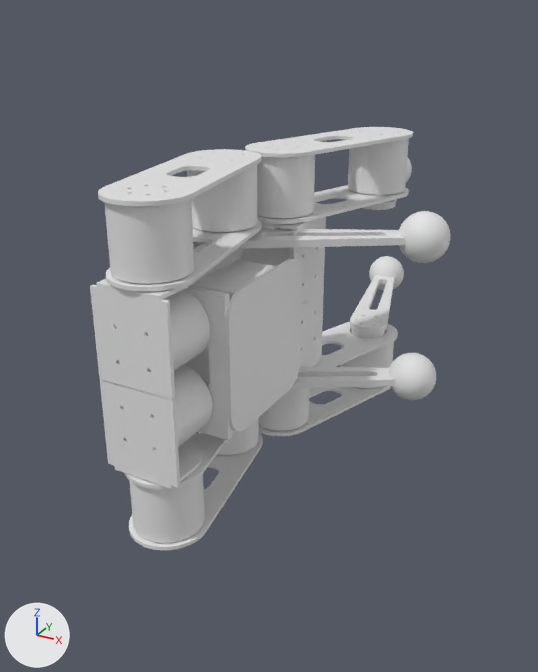
One commit to the glTF model quad00/out/assembly/quad-humanoid5.glb: the scene before it, then after it.
One viewpoint serves both versions: a 50 mm camera at (306.0, -890.0, 244.0) aimed at (-9.0, -317.0, -42.0). Every picture has the same lights, and +X, +Y and +Z are marked at lower left. The first picture is the older version. Where no turn or scale is listed for an object, it has been applied to the vertices. Vertices at exactly the same position are counted once.

Before the edit, the objects in view are built like this:
```python
ob_chassis_nose = bpy.data.objects.new('chassis-nose', me_chassis_nose)
ob_chassis_nose.location = (0.0, -415.0, 0.0)
ob_paw_al = bpy.data.objects.new('paw.al', me_paw_yoke)
ob_paw_al.location = (0.0, -500.0, 76.0)
ob_paw_al.rotation_euler = (0.0, 0.0, -1.571)  # degrees (0, 0, -90)
ob_shin_al = bpy.data.objects.new('shin.al', me_shin_yoke)
ob_shin_al.location = (0.0, -500.0, 76.0)
ob_shin_al.rotation_euler = (0.0, 0.0, -1.571)  # degrees (0, 0, -90)
ob_thigh_inner_al = bpy.data.objects.new('thigh-inner.al', me_thigh_inner_yoke)
ob_thigh_inner_al.location = (0.0, -500.0, 76.0)
ob_thigh_inner_al.rotation_euler = (0.0, 0.0, -1.571)  # degrees (0, 0, -90)
ob_thigh_outer_al = bpy.data.objects.new('thigh-outer.al', me_thigh_outer_yoke)
ob_thigh_outer_al.location = (0.0, -500.0, 76.0)
ob_thigh_outer_al.rotation_euler = (0.0, 0.0, -1.571)  # degrees (0, 0, -90)
ob_thigh_outer_lr = bpy.data.objects.new('thigh-outer.lr', me_thigh_outer_lr)
ob_thigh_outer_lr.location = (0.0, -415.0, 0.0)
ob_yoke_al = bpy.data.objects.new('yoke.al', me_yoke_yoke)
ob_yoke_al.location = (0.0, -500.0, 76.0)
ob_yoke_al.rotation_euler = (3.142, 0.0, -1.571)  # degrees (180, 0, -90)
ob_yoke_al.scale = (-1.0, -1.0, -1.0)
ob_yoke_ar = bpy.data.objects.new('yoke.ar', me_yoke_yoke)
ob_yoke_ar.location = (0.0, -500.0, -76.0)
ob_yoke_ar.rotation_euler = (3.142, 0.0, 1.571)  # degrees (180, 0, 90)
ob_yoke_ll = bpy.data.objects.new('yoke.ll', me_yoke_ll)
ob_yoke_ll.location = (0.0, -415.0, 0.0)
# also in view: 'thigh-outer.ll' at (21.0, -248.0, 133.0); 'shin.ar' at (47.0, -334.0, -71.0); 'rs00-knee.ar' at (-23.0, -372.0, -105.0); 'rs00-hip.ll' at (0.0, -310.0, 105.0); 'chassis-deck-whole-bottom' at (43.0, -415.0, 0.0)
```
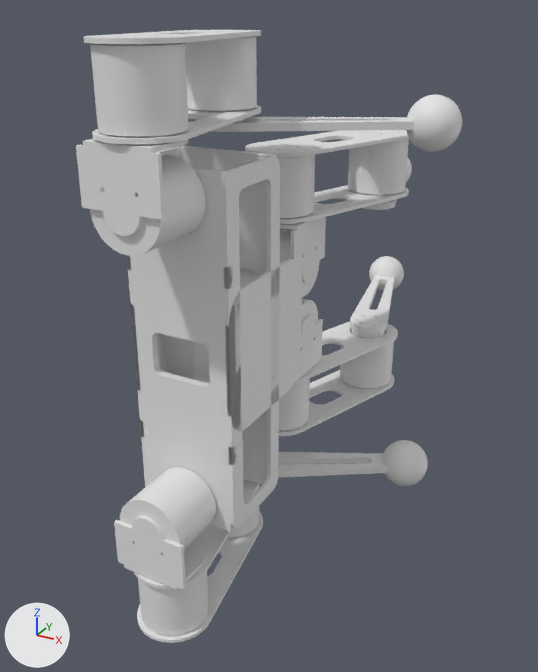
Location of each change, (x1, y1, x2, y2) in pixels of the pictures (538 x 672 px):
'chassis-nose', reshaped: before (186, 286, 236, 440); after (127, 167, 237, 532)
'rs00-hip.al', moved: before (104, 199, 194, 284); after (90, 43, 188, 136)
'yoke.al', reshaped, moved (9% wider, 16% shorter): before (90, 278, 193, 401); after (76, 133, 188, 236)
'yoke.ar', reshaped, moved (10% narrower, 32% shorter): before (100, 379, 202, 489); after (114, 516, 206, 590)
'chassis-chest-back', added: after (222, 157, 280, 528)
'rs00-knee.al', moved: before (187, 164, 258, 232); after (185, 36, 257, 111)
'rs00-abad.al', moved: before (147, 289, 210, 370); after (90, 154, 206, 256)
'rs00-hip.ar', moved: before (129, 474, 205, 543); after (138, 572, 209, 636)
'thigh-outer.al', moved: before (98, 149, 261, 206); after (84, 30, 261, 44)
'rs00-abad.ar', moved: before (174, 365, 213, 447); after (120, 467, 216, 550)
'chassis-chest-floor', added: after (180, 146, 276, 484)
'shin.al', moved: before (207, 229, 406, 249); after (196, 117, 414, 132)
'thigh-outer.ar', moved: before (129, 432, 263, 550); after (137, 511, 263, 643)
'paw.al', moved: before (398, 211, 451, 263); after (406, 95, 462, 152)
'shin.ar', moved: before (291, 366, 395, 389); after (243, 452, 388, 482)
'thigh-inner.al', moved: before (106, 220, 262, 291); after (92, 106, 261, 144)
'paw.ar', moved: before (388, 353, 436, 400); after (382, 440, 428, 486)
'thigh-inner.ar', moved: before (124, 429, 235, 489); after (134, 480, 259, 589)
'yoke.ll', reshaped: before (261, 217, 326, 303); after (280, 217, 326, 282)
'rs00-knee.ar', moved: before (199, 418, 259, 455); after (227, 486, 259, 538)
'chassis-chest-front', added (mostly hidden): after (127, 147, 187, 487)
part 1 of me_yoke_yoke, cut back: before (90, 287, 180, 487); after (76, 147, 186, 589)
part 3 of me_yoke_ll, cut back: before (290, 226, 326, 303); after (290, 226, 326, 282)

Edits to the bpy script that builds the scene:
```text
Change me_yoke_yoke:
    used by ob_yoke_al; location = (0.0, -500.0, 76.0); rotation_euler = (3.142, 0.0, -1.571), in degrees (180, 0, -90); scale = (-1.0, -1.0, -1.0)
    remove me_yoke_yoke.from_pydata(...)  # 1842 vertices, 3704 faces; spans x -28.7..28.0, y -32.0..32.0, z -76.1..4.2
    add me_yoke_yoke.from_pydata(...)  # 1556 vertices, 3124 faces; spans x -28.7..28.0, y -32.0..32.0, z -58.6..4.2
    me_yoke_yoke part 1: 4 vertices moved within x -28.7..-25.5, y 14.6, z -31.9; 388 vertices removed from x -28.7..-25.5, y -32.0..32.0, z -76.1..-55.8; 102 vertices added at x -28.7..-25.5, y -32.0..32.0, z -58.6..-44.1
Change me_chassis_nose:
    remove me_chassis_nose.from_pydata(...)  # 2800 vertices, 5656 faces; spans x -44.2..44.2, y -58.5..-52.1, z -59.0..59.0
    add me_chassis_nose.from_pydata(...)  # 2800 vertices, 5656 faces; spans x -44.2..44.2, y -58.5..-52.1, z -145.5..145.5
    me_chassis_nose part 2: 2728 vertices removed from x -44.2..44.2, y -58.5..-52.1, z -59.0..59.0; 2728 vertices added at x -44.2..44.2, y -58.5..-52.1, z -145.5..145.5
Change me_yoke_ll:
    remove me_yoke_ll.from_pydata(...)  # 1842 vertices, 3704 faces; spans x -28.0..28.7, y 72.9..136.9, z -0.5..79.8
    add me_yoke_ll.from_pydata(...)  # 1556 vertices, 3124 faces; spans x -28.0..28.7, y 72.9..136.9, z 17.0..79.8
    me_yoke_ll part 3: 4 vertices moved within x 25.5..28.7, y 119.5, z 43.7; 388 vertices removed from x 25.5..28.7, y 72.9..136.9, z -0.5..19.8; 102 vertices added at x 25.5..28.7, y 72.9..136.9, z 17.0..31.5
Change ob_thigh_inner_al:
    ob_thigh_inner_al.location: (0.0, -500.0, 76.0) -> (0.0, -500.0, 170.0)
Change ob_thigh_outer_al:
    ob_thigh_outer_al.location: (0.0, -500.0, 76.0) -> (0.0, -500.0, 170.0)
Change ob_shin_al:
    ob_shin_al.location: (0.0, -500.0, 76.0) -> (0.0, -500.0, 170.0)
Change ob_paw_al:
    ob_paw_al.location: (0.0, -500.0, 76.0) -> (0.0, -500.0, 170.0)
Change ob_rs00_hip_al:
    ob_rs00_hip_al.location: (0.0, -500.0, 76.0) -> (0.0, -500.0, 170.0)
Change ob_rs00_knee_al:
    ob_rs00_knee_al.location: (0.0, -500.0, 76.0) -> (0.0, -500.0, 170.0)
Change ob_yoke_al:
    ob_yoke_al.location: (0.0, -500.0, 76.0) -> (0.0, -500.0, 170.0)
Change ob_rs00_abad_al:
    ob_rs00_abad_al.location: (0.0, -500.0, 76.0) -> (0.0, -500.0, 170.0)
Change ob_thigh_inner_ar:
    ob_thigh_inner_ar.location: (0.0, -500.0, -76.0) -> (0.0, -500.0, -170.0)
Change ob_thigh_outer_ar:
    ob_thigh_outer_ar.location: (0.0, -500.0, -76.0) -> (0.0, -500.0, -170.0)
Change ob_shin_ar:
    ob_shin_ar.location: (0.0, -500.0, -76.0) -> (0.0, -500.0, -170.0)
Change ob_paw_ar:
    ob_paw_ar.location: (0.0, -500.0, -76.0) -> (0.0, -500.0, -170.0)
Change ob_rs00_hip_ar:
    ob_rs00_hip_ar.location: (0.0, -500.0, -76.0) -> (0.0, -500.0, -170.0)
Change ob_rs00_knee_ar:
    ob_rs00_knee_ar.location: (0.0, -500.0, -76.0) -> (0.0, -500.0, -170.0)
Change ob_yoke_ar:
    ob_yoke_ar.location: (0.0, -500.0, -76.0) -> (0.0, -500.0, -170.0)
Change ob_rs00_abad_ar:
    ob_rs00_abad_ar.location: (0.0, -500.0, -76.0) -> (0.0, -500.0, -170.0)
Add ob_chassis_chest_floor:
    ob_chassis_chest_floor = bpy.data.objects.new('chassis-chest-floor', me_chassis_chest_floor)  # 80 vertices, 160 faces; spans x -41.0..41.0, y 11.0..18.0, z -146.0..146.0
    ob_chassis_chest_floor.location = (0.0, -415.0, 0.0)
Add ob_chassis_chest_back:
    ob_chassis_chest_back = bpy.data.objects.new('chassis-chest-back', me_chassis_chest_back)  # 144 vertices, 288 faces; spans x 41.0..44.0, y -59.0..18.0, z -146.0..146.0
    ob_chassis_chest_back.location = (0.0, -415.0, 0.0)
Add ob_chassis_chest_front:
    ob_chassis_chest_front = bpy.data.objects.new('chassis-chest-front', me_chassis_chest_front)  # 144 vertices, 288 faces; spans x -44.0..-41.0, y -58.0..18.0, z -146.0..146.0
    ob_chassis_chest_front.location = (0.0, -415.0, 0.0)
```
